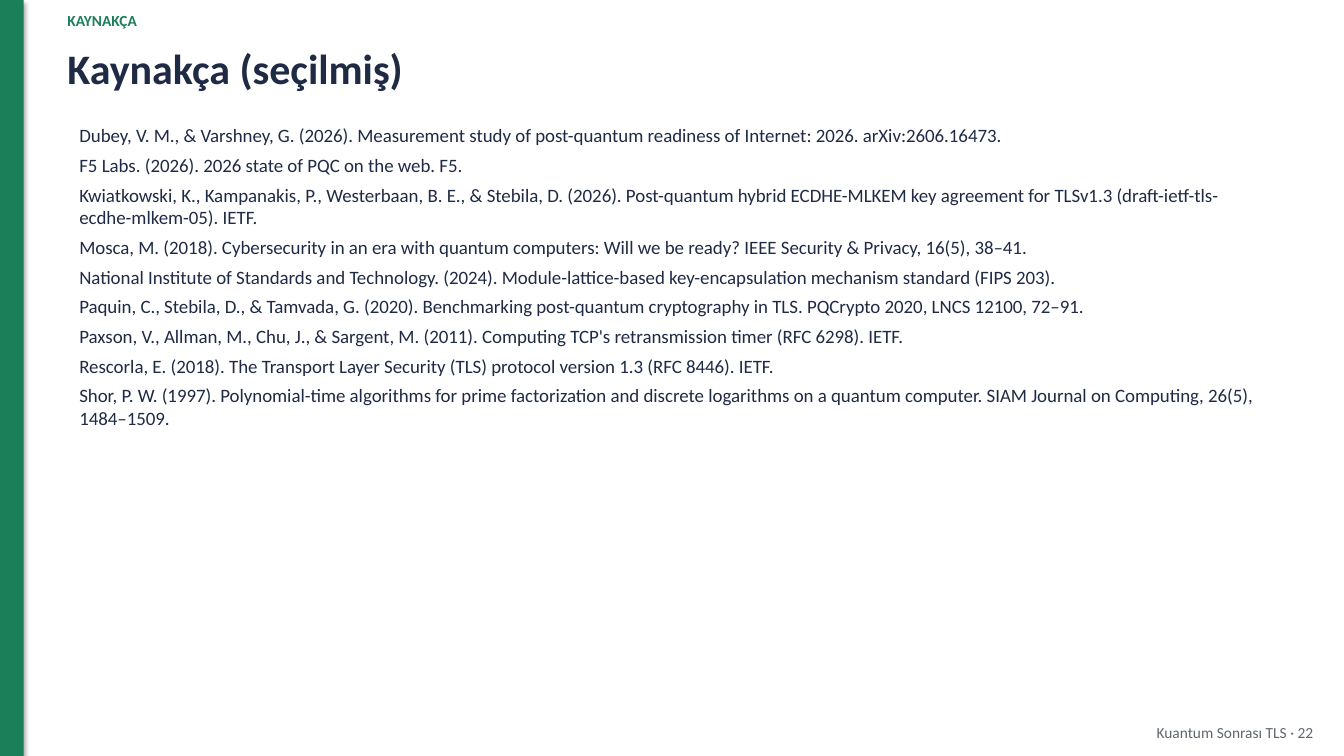
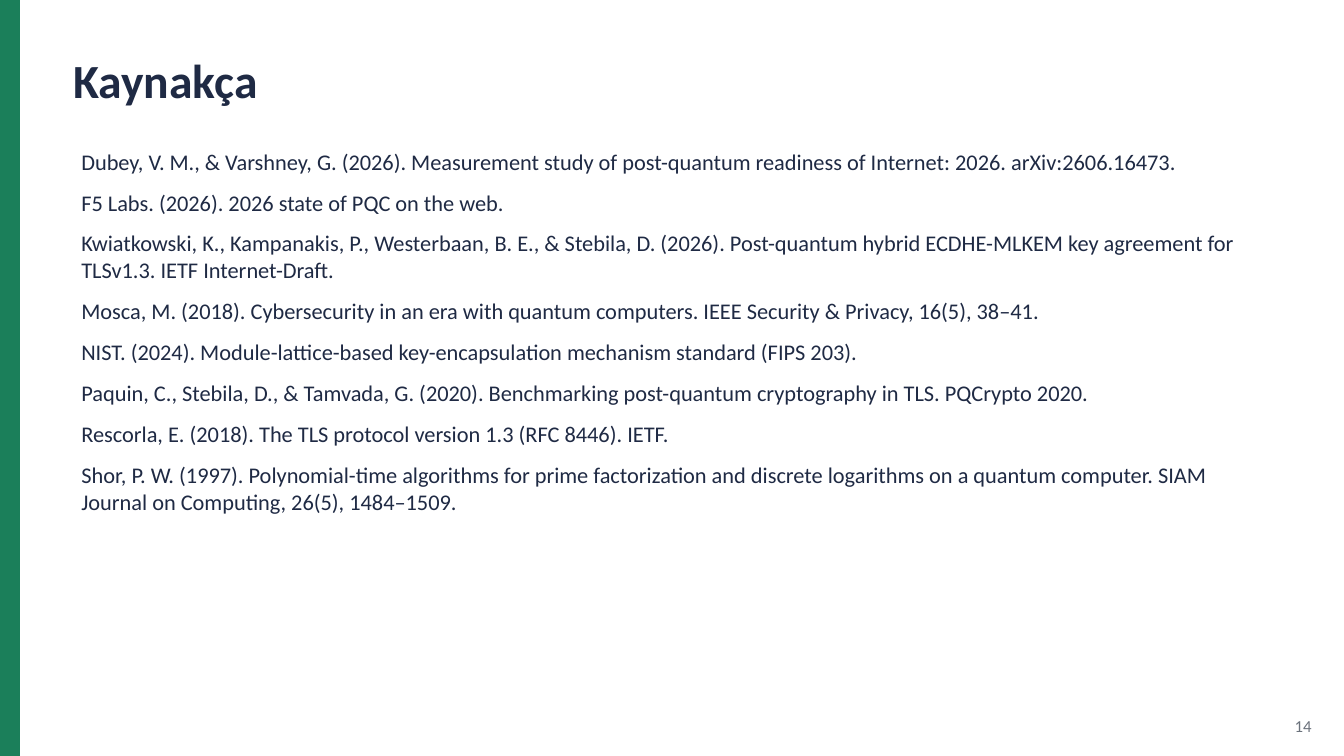
Before and after one commit to yeozyurt/yeozyurt, a slide deck: slide 14 of veri_iletisimi_proje/Rumeysa_Betul_Ozyurt_Veri_Iletisimi_Proje_Sunumu.pptx (slide 22 before the commit). Drawn at 1344x756 pixels with LibreOffice and Linux fonts; fonts in the diff are those of the drawing. Boxes give left, top, right and bottom in pixels: in the first picture for what was removed or moved away, otherwise in the second. Text is boxed around its words. In the diff, an @@ line names an element or a change of style, - is before the commit and + after.

```diff
--- a/veri_iletisimi_proje/Rumeysa_Betul_Ozyurt_Veri_Iletisimi_Proje_Sunumu.pptx
+++ b/veri_iletisimi_proje/Rumeysa_Betul_Ozyurt_Veri_Iletisimi_Proje_Sunumu.pptx
@@ rectangle: place and size @@
-rectangle at (0,0,24,756)
+rectangle at (0,0,20,756)
@@ rectangle at (0,0,20,756): shadow off @@
@@ text removed at (67,16,136,29) @@
-KAYNAKÇA
@@ text at (73,64,257,106): text changed; size 30 to 34 pt @@
-Kaynakça (seçilmiş)
+Kaynakça
@@ text "Dubey, V. M., & Varshney, ...": place and size @@
-text "Dubey, V. M., & Varshney, ..." at (79,128,1253,425)
+text "Dubey, V. M., & Varshney, ..." at (81,154,1234,514)
@@ text at (81,154,1206,514): size 13.5 to 16 pt in "Dubey, V. M., & Varshney, G. (2026). ...", "Shor, P. W. (1997). Polynomial-time algorithms for ..."; more space between paragraphs @@
@@ text at (81,195,1234,446): text changed; size 13.5 to 16 pt @@
-F5 Labs. (2026). 2026 state of PQC on the web. F5.
-Kwiatkowski, K., Kampanakis, P., Westerbaan, B. E., & Stebila, D. (2026). Post-quantum hybrid ECDHE-MLKEM key agreement for TLSv1.3 (draft-ietf-tls-ecdhe-mlkem-05). IETF.
-Mosca, M. (2018). Cybersecurity in an era with quantum computers: Will we be ready? IEEE Security & Privacy, 16(5), 38–41.
-National Institute of Standards and Technology. (2024). Module-lattice-based key-encapsulation mechanism standard (FIPS 203).
-Paquin, C., Stebila, D., & Tamvada, G. (2020). Benchmarking post-quantum cryptography in TLS. PQCrypto 2020, LNCS 12100, 72–91.
-Paxson, V., Allman, M., Chu, J., & Sargent, M. (2011). Computing TCP's retransmission timer (RFC 6298). IETF.
-Rescorla, E. (2018). The Transport Layer Security (TLS) protocol version 1.3 (RFC 8446). IETF.
+F5 Labs. (2026). 2026 state of PQC on the web.
+Kwiatkowski, K., Kampanakis, P., Westerbaan, B. E., & Stebila, D. (2026). Post-quantum hybrid ECDHE-MLKEM key agreement for TLSv1.3. IETF Internet-Draft.
+Mosca, M. (2018). Cybersecurity in an era with quantum computers. IEEE Security & Privacy, 16(5), 38–41.
+NIST. (2024). Module-lattice-based key-encapsulation mechanism standard (FIPS 203).
+Paquin, C., Stebila, D., & Tamvada, G. (2020). Benchmarking post-quantum cryptography in TLS. PQCrypto 2020.
+Rescorla, E. (2018). The TLS protocol version 1.3 (RFC 8446). IETF.
@@ text removed at (1157,728,1314,738) @@
-Kuantum Sonrası TLS · 22
@@ text added at (1295,721,1312,732), 12 pt, text #6B727C @@
+14
```
Also in this commit, not shown: 1 other slide changed, 12 slides added, 20 slides removed, 1 other file.
